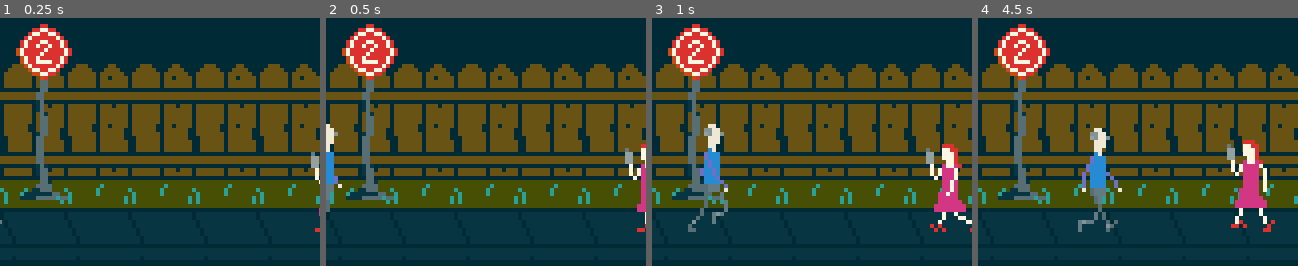
Above: before the commit, frames 1-4 (left to right).
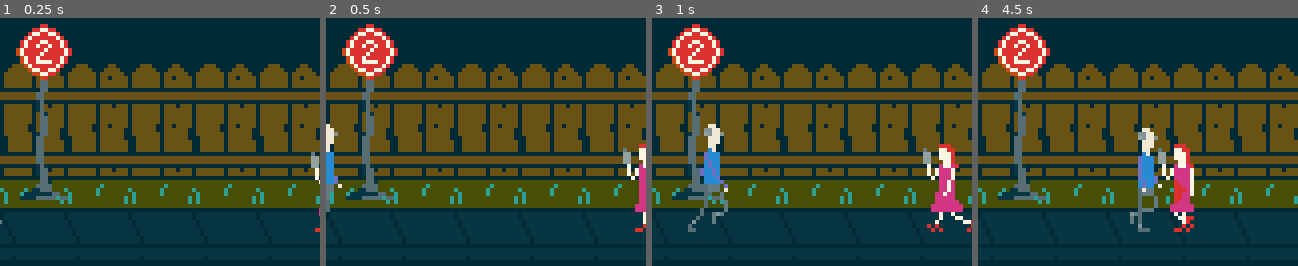
Above: after the commit, the same moments.

Repository: CloneDeath/StabbyStabby
Game: Godot game, scene res://Main.tscn
The game is run twice, just before and just after one commit, with the same random seed, the same clock (stepped at 60 frames per second) and the same inputs.
Inputs:
- Up to frame 1 (0.25 s): no input
- Up to frame 2 (0.5 s): no input
- Up to frame 3 (1 s): no input
- Up to frame 4 (4.5 s): no input

Frame 1 is identical in both runs. In frame 2, 0.4% of the frame differs, in the area x 92-100%, y 50-87%; in frame 3, 1.4%; in frame 4, 8.0%, in the area x 31-93%, y 44-87%.

Commit message:
Updating placement of man and woman, started work on her reaction/fall animation

Diff:
--- a/Main.tscn
+++ b/Main.tscn
@@ -72,7 +72,7 @@
 
 [sub_resource type="Animation" id=4]
 resource_name = "init"
-length = 3.0
+length = 6.0
 loop = true
 tracks/0/type = "value"
 tracks/0/path = NodePath("Man:position")
@@ -81,10 +81,10 @@
 tracks/0/imported = false
 tracks/0/enabled = true
 tracks/0/keys = {
-"times": PoolRealArray( 0, 1.6, 3 ),
-"transitions": PoolRealArray( 1, 1, 1 ),
+"times": PoolRealArray( 0, 1.6, 3.9, 3.91, 4.5, 6 ),
+"transitions": PoolRealArray( 1, 1, 3.20777e-06, 1, 1, 1 ),
 "update": 0,
-"values": [ Vector2( -15, 46 ), Vector2( 33, 46 ), Vector2( 33, 46 ) ]
+"values": [ Vector2( -15, 46 ), Vector2( 33, 46 ), Vector2( 33, 46 ), Vector2( 42, 46 ), Vector2( 42, 46 ), Vector2( 87, 46 ) ]
 }
 tracks/1/type = "value"
 tracks/1/path = NodePath("Woman:position")
@@ -93,10 +93,10 @@
 tracks/1/imported = false
 tracks/1/enabled = true
 tracks/1/keys = {
-"times": PoolRealArray( 0, 3 ),
-"transitions": PoolRealArray( 1, 1 ),
+"times": PoolRealArray( 0, 2.7, 6 ),
+"transitions": PoolRealArray( 1, 1, 1 ),
 "update": 0,
-"values": [ Vector2( 87, 46 ), Vector2( 49.5, 46 ) ]
+"values": [ Vector2( 87, 46 ), Vector2( 51, 46 ), Vector2( 51, 46 ) ]
 }
 tracks/2/type = "value"
 tracks/2/path = NodePath("Man:frame")
@@ -105,10 +105,10 @@
 tracks/2/imported = false
 tracks/2/enabled = true
 tracks/2/keys = {
-"times": PoolRealArray( 0, 0.1, 0.2, 0.3, 0.4, 0.5, 0.6, 0.7, 0.8, 0.9, 1, 1.1, 1.2, 1.3, 1.4, 1.5, 1.6, 1.7, 2, 2.05, 2.35, 2.4, 2.7 ),
-"transitions": PoolRealArray( 1, 1, 1, 1, 1, 1, 1, 1, 1, 1, 1, 1, 1, 1, 1, 1, 1, 1, 1, 1, 1, 1, 1 ),
+"times": PoolRealArray( 0, 0.1, 0.2, 0.3, 0.4, 0.5, 0.6, 0.7, 0.8, 0.9, 1, 1.1, 1.2, 1.3, 1.4, 1.5, 1.6, 1.7, 2, 2.05, 2.35, 2.4, 2.7, 2.75, 3.3, 3.9, 4.2, 4.5, 4.6, 4.7, 4.8, 4.9, 5, 5.1, 5.2, 5.3, 5.4, 5.5, 5.6, 5.7, 5.8, 5.9 ),
+"transitions": PoolRealArray( 1, 1, 1, 1, 1, 1, 1, 1, 1, 1, 1, 1, 1, 1, 1, 1, 1, 1, 1, 1, 1, 1, 1, 1, 1, 1, 1, 1, 1, 1, 1, 1, 1, 1, 1, 1, 1, 1, 1, 1, 1, 1 ),
 "update": 1,
-"values": [ 1, 2, 3, 4, 5, 6, 7, 8, 1, 2, 3, 4, 5, 6, 7, 8, 1, 9, 10, 11, 12, 13, 13 ]
+"values": [ 1, 2, 3, 4, 5, 6, 7, 8, 1, 2, 3, 4, 5, 6, 7, 8, 1, 9, 10, 11, 12, 13, 14, 15, 16, 13, 9, 1, 2, 3, 4, 5, 6, 7, 8, 1, 2, 3, 4, 5, 6, 7 ]
 }
 tracks/3/type = "value"
 tracks/3/path = NodePath("Woman:frame")
@@ -117,10 +117,10 @@
 tracks/3/imported = false
 tracks/3/enabled = true
 tracks/3/keys = {
-"times": PoolRealArray( 0, 0.2, 0.4, 0.6, 0.8, 1, 1.2, 1.4, 1.6, 1.8, 2, 2.2, 2.4, 2.6, 2.8, 3 ),
+"times": PoolRealArray( 0, 0.2, 0.4, 0.6, 0.8, 1, 1.2, 1.4, 1.6, 1.8, 2, 2.2, 2.4, 2.6, 2.7, 3.3 ),
 "transitions": PoolRealArray( 1, 1, 1, 1, 1, 1, 1, 1, 1, 1, 1, 1, 1, 1, 1, 1 ),
 "update": 1,
-"values": [ 1, 2, 3, 4, 5, 6, 7, 8, 1, 2, 3, 4, 5, 6, 7, 8 ]
+"values": [ 1, 2, 3, 4, 5, 6, 7, 8, 1, 2, 3, 4, 5, 6, 9, 10 ]
 }
 
 [node name="Main" type="Node2D"]
@@ -147,14 +147,14 @@
 [node name="Man" type="Sprite" parent="."]
 position = Vector2( 33, 46 )
 texture = ExtResource( 4 )
-hframes = 14
-frame = 13
+hframes = 17
+frame = 15
 
 [node name="Woman" type="Sprite" parent="."]
-position = Vector2( 53.25, 46 )
+position = Vector2( 51, 46 )
 texture = ExtResource( 5 )
-hframes = 9
-frame = 6
+hframes = 11
+frame = 10
 
 [node name="AnimationPlayer" type="AnimationPlayer" parent="."]
 autoplay = "init"
Binary file changed: Man/Man.aseprite
Binary file changed: Man/Man.png
Binary file changed: Woman/Woman.aseprite
Binary file changed: Woman/Woman.png
